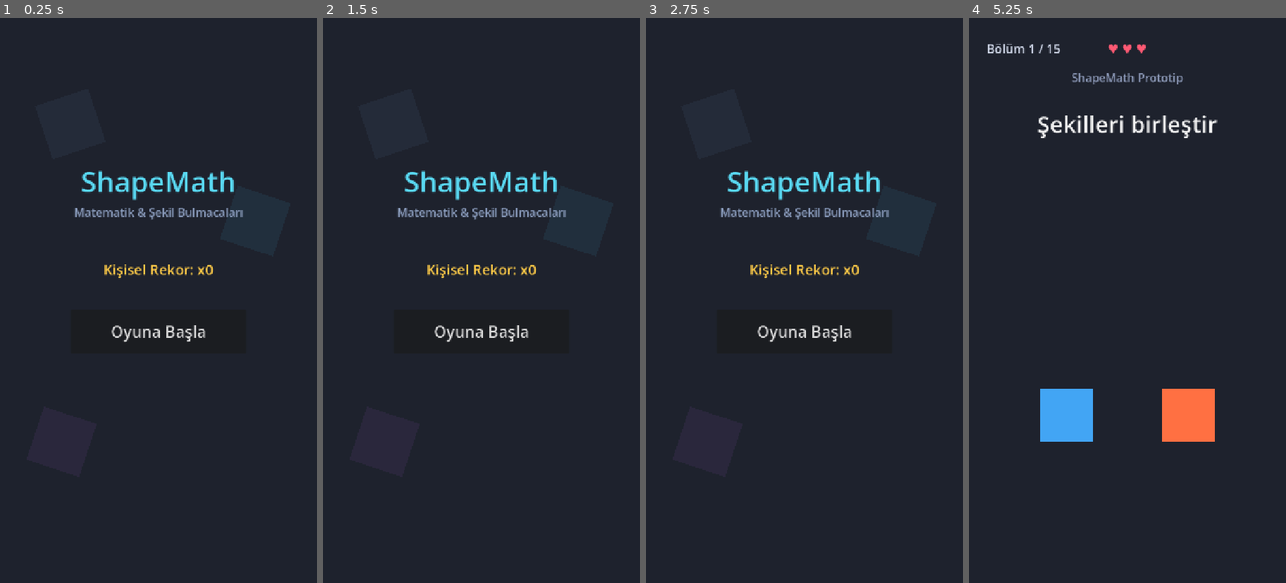
Above: before the commit, frames 1-4 (left to right).
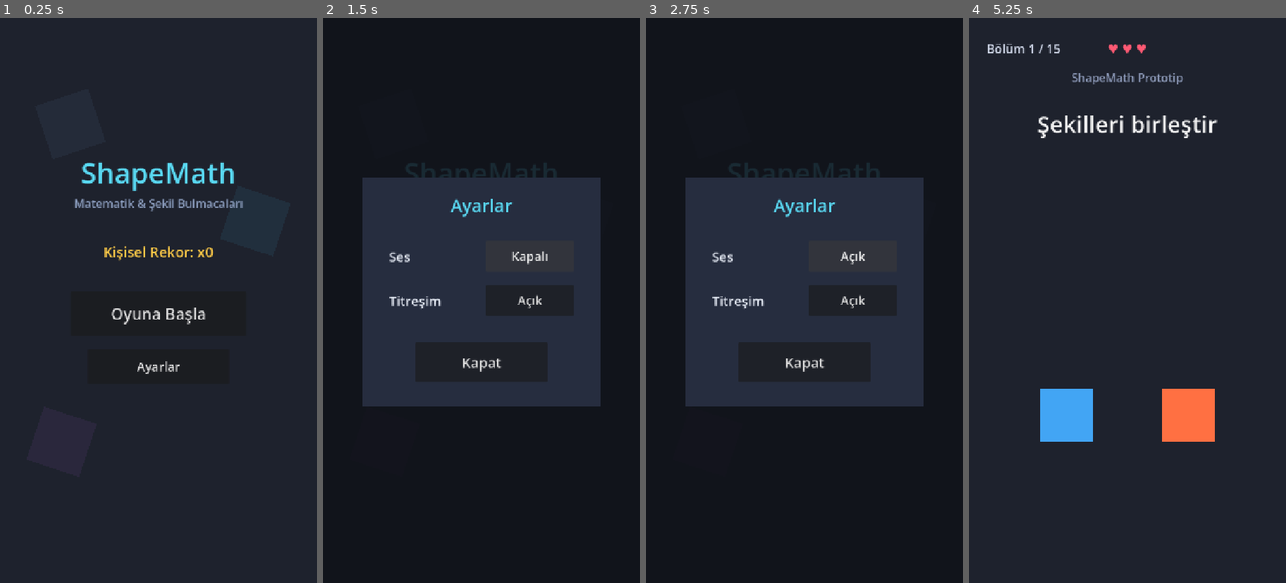
Above: after the commit, the same moments.

Repository: AbdullahTurgut/shapemath-godot
Game: Godot game, scene res://scenes/main.tscn
Two runs of this game, one before a commit and one after it. Both use one fixed random seed, a clock stepped at 60 frames per second and the inputs below.
Inputs (mouse positions are in pixels of both pictures, inside the frame that each line leads up to):
- Up to frame 1 (0.25 s): no input
- Up to frame 2 (1.5 s): click (481, 368) at 0.5 s, where only the run after the commit has a clickable "Ayarlar"; click (529, 255) at 1.25 s, where only the run after the commit has a clickable "Açık"
- Up to frame 3 (2.75 s): click (852, 255) at 2 s, where only the run after the commit has a clickable "Kapalı"
- Up to frame 4 (5.25 s): click (1175, 300) at 2.75 s, where only the run after the commit has a clickable "Açık"; click (1175, 300) at 3.5 s, where only the run after the commit has a clickable "Kapalı"; click (1127, 362) at 4.25 s, where only the run after the commit has a clickable "Kapat"; click "Oyuna Başla" at 5 s

The runs differ from the first frame. In frame 1, 3.7% of the frame differs, in the area x 23-77%, y 25-63%; in frame 2, 9.0%, in the area x 8-92%, y 12-82%; in frame 3, 9.0%; in frame 4, nothing differs.

Commit message:
feat: add settings overlay and feedback toggles

Diff:
--- a/scenes/main.tscn
+++ b/scenes/main.tscn
@@ -166,9 +166,9 @@
 polygon = PackedVector2Array(100, 880, 220, 920, 180, 1040, 60, 1000)
 
 [node name="TitleLabel" type="Label" parent="MainMenu"]
-offset_top = 320.0
-offset_right = 720.0
-offset_bottom = 420.0
+offset_top = 300.0
+offset_right = 720.0
+offset_bottom = 400.0
 theme_override_colors/font_color = Color(0.35, 0.85, 0.95, 1)
 theme_override_font_sizes/font_size = 64
 text = "ShapeMath"
@@ -176,9 +176,9 @@
 vertical_alignment = 1
 
 [node name="SubtitleLabel" type="Label" parent="MainMenu"]
-offset_top = 415.0
-offset_right = 720.0
-offset_bottom = 465.0
+offset_top = 395.0
+offset_right = 720.0
+offset_bottom = 445.0
 theme_override_colors/font_color = Color(0.55, 0.62, 0.75, 1)
 theme_override_font_sizes/font_size = 26
 text = "Matematik & Şekil Bulmacaları"
@@ -186,9 +186,9 @@
 vertical_alignment = 1
 
 [node name="PersonalBestLabel" type="Label" parent="MainMenu"]
-offset_top = 540.0
-offset_right = 720.0
-offset_bottom = 600.0
+offset_top = 500.0
+offset_right = 720.0
+offset_bottom = 560.0
 theme_override_colors/font_color = Color(1, 0.8, 0.28, 1)
 theme_override_font_sizes/font_size = 32
 text = "Kişisel Rekor: x0"
@@ -197,11 +197,104 @@
 
 [node name="StartGameButton" type="Button" parent="MainMenu"]
 offset_left = 160.0
-offset_top = 660.0
+offset_top = 620.0
 offset_right = 560.0
-offset_bottom = 760.0
+offset_bottom = 720.0
 theme_override_font_sizes/font_size = 36
 text = "Oyuna Başla"
+
+[node name="SettingsButton" type="Button" parent="MainMenu"]
+offset_left = 200.0
+offset_top = 750.0
+offset_right = 520.0
+offset_bottom = 830.0
+theme_override_font_sizes/font_size = 28
+text = "Ayarlar"
+
+[node name="SettingsOverlay" type="Control" parent="."]
+visible = false
+z_index = 25
+layout_mode = 3
+anchors_preset = 15
+anchor_right = 1.0
+anchor_bottom = 1.0
+offset_right = 720.0
+offset_bottom = 1280.0
+grow_horizontal = 2
+grow_vertical = 2
+
+[node name="DimBackground" type="ColorRect" parent="SettingsOverlay"]
+layout_mode = 1
+anchors_preset = 15
+anchor_right = 1.0
+anchor_bottom = 1.0
+offset_right = 720.0
+offset_bottom = 1280.0
+grow_horizontal = 2
+grow_vertical = 2
+color = Color(0.0627451, 0.0705882, 0.0980392, 0.88)
+
+[node name="Card" type="ColorRect" parent="SettingsOverlay"]
+layout_mode = 0
+offset_left = 90.0
+offset_top = 360.0
+offset_right = 630.0
+offset_bottom = 880.0
+color = Color(0.14902, 0.176471, 0.247059, 1)
+
+[node name="TitleLabel" type="Label" parent="SettingsOverlay/Card"]
+offset_top = 35.0
+offset_right = 540.0
+offset_bottom = 95.0
+theme_override_colors/font_color = Color(0.35, 0.85, 0.95, 1)
+theme_override_font_sizes/font_size = 40
+text = "Ayarlar"
+horizontal_alignment = 1
+vertical_alignment = 1
+
+[node name="SoundLabel" type="Label" parent="SettingsOverlay/Card"]
+offset_left = 60.0
+offset_top = 145.0
+offset_right = 240.0
+offset_bottom = 215.0
+theme_override_colors/font_color = Color(0.9, 0.92, 0.96, 1)
+theme_override_font_sizes/font_size = 30
+text = "Ses"
+vertical_alignment = 1
+
+[node name="SoundToggleButton" type="Button" parent="SettingsOverlay/Card"]
+offset_left = 280.0
+offset_top = 145.0
+offset_right = 480.0
+offset_bottom = 215.0
+theme_override_font_sizes/font_size = 28
+text = "Açık"
+
+[node name="HapticsLabel" type="Label" parent="SettingsOverlay/Card"]
+offset_left = 60.0
+offset_top = 245.0
+offset_right = 240.0
+offset_bottom = 315.0
+theme_override_colors/font_color = Color(0.9, 0.92, 0.96, 1)
+theme_override_font_sizes/font_size = 30
+text = "Titreşim"
+vertical_alignment = 1
+
+[node name="HapticsToggleButton" type="Button" parent="SettingsOverlay/Card"]
+offset_left = 280.0
+offset_top = 245.0
+offset_right = 480.0
+offset_bottom = 315.0
+theme_override_font_sizes/font_size = 28
+text = "Açık"
+
+[node name="CloseButton" type="Button" parent="SettingsOverlay/Card"]
+offset_left = 120.0
+offset_top = 375.0
+offset_right = 420.0
+offset_bottom = 465.0
+theme_override_font_sizes/font_size = 32
+text = "Kapat"
 
 [node name="RunCompleteOverlay" type="Control" parent="."]
 visible = false
--- a/scripts/core/main.gd
+++ b/scripts/core/main.gd
@@ -13,6 +13,11 @@
 @onready var main_menu: Control = $MainMenu
 @onready var personal_best_label: Label = $MainMenu/PersonalBestLabel
 @onready var start_game_button: Button = $MainMenu/StartGameButton
+@onready var settings_button: Button = $MainMenu/SettingsButton
+@onready var settings_overlay: Control = $SettingsOverlay
+@onready var sound_toggle_button: Button = $SettingsOverlay/Card/SoundToggleButton
+@onready var haptics_toggle_button: Button = $SettingsOverlay/Card/HapticsToggleButton
+@onready var settings_close_button: Button = $SettingsOverlay/Card/CloseButton
 @onready var next_button: Button = $NextButton
 @onready var play_again_button: Button = $RunCompleteOverlay/Card/PlayAgainButton
 @onready var try_again_button: Button = $RunFailureOverlay/Card/TryAgainButton
@@ -30,6 +35,15 @@
 
 	if start_game_button and not start_game_button.pressed.is_connected(start_game_from_menu):
 		start_game_button.pressed.connect(start_game_from_menu)
+	if settings_button and not settings_button.pressed.is_connected(_on_settings_button_pressed):
+		settings_button.pressed.connect(_on_settings_button_pressed)
+	if settings_close_button and not settings_close_button.pressed.is_connected(_on_settings_close_pressed):
+		settings_close_button.pressed.connect(_on_settings_close_pressed)
+	if sound_toggle_button and not sound_toggle_button.pressed.is_connected(_on_sound_toggle_pressed):
+		sound_toggle_button.pressed.connect(_on_sound_toggle_pressed)
+	if haptics_toggle_button and not haptics_toggle_button.pressed.is_connected(_on_haptics_toggle_pressed):
+		haptics_toggle_button.pressed.connect(_on_haptics_toggle_pressed)
+
 	if next_button and not next_button.pressed.is_connected(_on_next_button_pressed) and (not level_manager or not next_button.pressed.is_connected(level_manager.advance_to_next_level)):
 		next_button.pressed.connect(_on_next_button_pressed)
 	if play_again_button and not play_again_button.pressed.is_connected(_on_play_again_pressed) and (not level_manager or not play_again_button.pressed.is_connected(level_manager.start_new_run)):
@@ -46,6 +60,8 @@
 
 	if main_menu:
 		main_menu.visible = true
+	if settings_overlay:
+		settings_overlay.visible = false
 
 	_set_gameplay_visible(false)
 
@@ -60,11 +76,72 @@
 		personal_best_label.text = "Kişisel Rekor: x%d" % pb
 
 
+func _on_settings_button_pressed() -> void:
+	_refresh_settings_ui()
+	if settings_overlay:
+		settings_overlay.visible = true
+
+
+func _on_settings_close_pressed() -> void:
+	if settings_overlay:
+		settings_overlay.visible = false
+
+
+func _refresh_settings_ui() -> void:
+	var sound_on: bool = true
+	var haptics_on: bool = true
+	if feedback_manager:
+		sound_on = feedback_manager.sound_enabled
+		haptics_on = feedback_manager.haptics_enabled
+	elif save_manager:
+		sound_on = save_manager.get_sound_enabled()
+		haptics_on = save_manager.get_haptics_enabled()
+
+	if sound_toggle_button:
+		sound_toggle_button.text = "Açık" if sound_on else "Kapalı"
+	if haptics_toggle_button:
+		haptics_toggle_button.text = "Açık" if haptics_on else "Kapalı"
+
+
+func _on_sound_toggle_pressed() -> void:
+	var current_sound: bool = true
+	if feedback_manager:
+		current_sound = feedback_manager.sound_enabled
+	elif save_manager:
+		current_sound = save_manager.get_sound_enabled()
+
+	var new_sound: bool = not current_sound
+	if feedback_manager:
+		feedback_manager.set_sound_enabled(new_sound)
+	if save_manager:
+		save_manager.set_sound_enabled(new_sound)
+
+	_refresh_settings_ui()
+
+
+func _on_haptics_toggle_pressed() -> void:
+	var current_haptics: bool = true
+	if feedback_manager:
+		current_haptics = feedback_manager.haptics_enabled
+	elif save_manager:
+		current_haptics = save_manager.get_haptics_enabled()
+
+	var new_haptics: bool = not current_haptics
+	if feedback_manager:
+		feedback_manager.set_haptics_enabled(new_haptics)
+	if save_manager:
+		save_manager.set_haptics_enabled(new_haptics)
+
+	_refresh_settings_ui()
+
+
 func start_game_from_menu() -> void:
 	current_state = AppState.PLAYING
 
 	if main_menu:
 		main_menu.visible = false
+	if settings_overlay:
+		settings_overlay.visible = false
 
 	_set_gameplay_visible(true)
 
--- a/scripts/tests/test_progression.gd
+++ b/scripts/tests/test_progression.gd
@@ -16,16 +16,18 @@
 	await physics_frame
 
 func _run_tests() -> void:
-	print("--- BEGINNING STEP 13B AUTOMATED TEST SUITE (MAIN MENU & START GAME FLOW) ---")
+	print("--- BEGINNING STEP 13C AUTOMATED TEST SUITE (SETTINGS OVERLAY & SOUND/HAPTIC TOGGLES) ---")
 
 	# Define isolated test save path
-	var test_save_path: String = "user://test_save_13b.cfg"
+	var test_save_path: String = "user://test_save_13c.cfg"
 	if FileAccess.file_exists(test_save_path):
 		DirAccess.remove_absolute(test_save_path)
 
-	# Pre-populate a test save with personal_best_streak = 8 for Scenario D test
+	# Pre-populate test save with sound=false, haptics=true, personal_best=8
 	var sm_setup := SaveManager.new()
 	sm_setup.save_path = test_save_path
+	sm_setup.sound_enabled = false
+	sm_setup.haptics_enabled = true
 	sm_setup.personal_best_streak = 8
 	sm_setup.save_data()
 
@@ -45,171 +47,143 @@
 	var feedback_manager: FeedbackManager = main_node.get_node("FeedbackManager") as FeedbackManager
 	var level_manager: LevelManager = main_node.get_node("LevelManager") as LevelManager
 	var main_menu: Control = main_node.get_node("MainMenu") as Control
-	var menu_title_lbl: Label = main_menu.get_node("TitleLabel") as Label
-	var menu_pb_lbl: Label = main_menu.get_node("PersonalBestLabel") as Label
 	var start_btn: Button = main_menu.get_node("StartGameButton") as Button
+	var settings_btn: Button = main_menu.get_node("SettingsButton") as Button
+
+	var settings_overlay: Control = main_node.get_node("SettingsOverlay") as Control
+	var settings_card: Control = settings_overlay.get_node("Card") as Control
+	var sound_toggle_btn: Button = settings_card.get_node("SoundToggleButton") as Button
+	var haptics_toggle_btn: Button = settings_card.get_node("HapticsToggleButton") as Button
+	var close_btn: Button = settings_card.get_node("CloseButton") as Button
 
 	var level_lbl: Label = main_node.get_node("LevelIndicatorLabel") as Label
 	var lives_lbl: Label = main_node.get_node("LivesLabel") as Label
-	var streak_lbl: Label = main_node.get_node("StreakLabel") as Label
 	var prompt_lbl: Label = main_node.get_node("PromptLabel") as Label
-	var success_lbl: Label = main_node.get_node("SuccessLabel") as Label
 
-	var complete_overlay: Control = main_node.get_node("RunCompleteOverlay") as Control
-	var play_again_btn: Button = complete_overlay.get_node("Card/PlayAgainButton") as Button
-
-	var failure_overlay: Control = main_node.get_node("RunFailureOverlay") as Control
-	var try_again_btn: Button = failure_overlay.get_node("Card/TryAgainButton") as Button
-
-	assert(main_menu != null, "MainMenu control node must exist")
-	assert(start_btn != null, "StartGameButton must exist")
-	assert(menu_pb_lbl != null, "PersonalBestLabel must exist")
+	assert(main_menu != null, "MainMenu must exist")
+	assert(settings_btn != null, "SettingsButton must exist")
+	assert(settings_overlay != null, "SettingsOverlay must exist")
+	assert(sound_toggle_btn != null, "SoundToggleButton must exist")
+	assert(haptics_toggle_btn != null, "HapticsToggleButton must exist")
+	assert(close_btn != null, "CloseButton must exist")
 
 	# Accelerate animation delays for test suite execution speed
 	level_manager.transition_delay = 0.01
 	level_manager.summary_delay = 0.01
 	level_manager.failure_delay = 0.01
 
-	# --- TEST SCENARIO A: FRESH APP LAUNCH SHOWS MAIN MENU ---
-	print("\n[SCENARIO A] App launches into Main Menu")
-	assert(main_menu.visible == true, "Scenario A: Main Menu must be visible on launch")
-	assert(menu_title_lbl.text == "ShapeMath", "Scenario A: Title must be 'ShapeMath'")
+	# --- TEST SCENARIO A & B: MAIN MENU LAUNCH & SETTINGS BUTTON VISIBILITY ---
+	print("\n[SCENARIO A & B] App launches into Main Menu with visible Ayarlar button")
+	assert(main_menu.visible == true, "Scenario A: Main Menu visible on launch")
+	assert(settings_btn.visible == true, "Scenario B: Settings button visible on Main Menu")
+	assert(settings_btn.text == "Ayarlar", "Scenario B: Settings button text is 'Ayarlar'")
+	assert(settings_overlay.visible == false, "Scenario A: Settings overlay hidden on launch")
 
-	# --- TEST SCENARIO B: GAMEPLAY CONTENT HIDDEN / INACTIVE ON LAUNCH ---
-	print("\n[SCENARIO B] Gameplay content hidden and inactive on launch before pressing Oyuna Başla")
-	assert(prompt_lbl.visible == false, "Scenario B: prompt_label must be hidden on launch")
-	assert(level_lbl.visible == false, "Scenario B: level_indicator_label must be hidden on launch")
-	assert(lives_lbl.visible == false, "Scenario B: lives_label must be hidden on launch")
-	assert(level_manager.current_level_data == null, "Scenario B: No active puzzle data before start")
-	assert(level_manager.math_pieces.is_empty(), "Scenario B: No active draggable math pieces before start")
-	assert(level_manager.shape_pieces.is_empty(), "Scenario B: No active draggable shape pieces before start")
+	# --- TEST SCENARIO C & D: OPEN SETTINGS OVERLAY & VERIFY LOADED STATE ---
+	print("\n[SCENARIO C & D] Tap Ayarlar -> SettingsOverlay opens and displays loaded state (Ses: Kapalı, Titreşim: Açık)")
+	settings_btn.pressed.emit()
+	await process_frame
 
-	# --- TEST SCENARIO C & D: PERSONAL BEST DISPLAY REFLECTS PERSISTED VALUE ---
-	print("\n[SCENARIO C & D] Main Menu displays loaded Kişisel Rekor (x8)")
-	assert(menu_pb_lbl.text == "Kişisel Rekor: x8", "Scenario D: Personal best label must show 'Kişisel Rekor: x8' (got '%s')" % menu_pb_lbl.text)
+	assert(settings_overlay.visible == true, "Scenario C: SettingsOverlay is visible")
+	assert(sound_toggle_btn.text == "Kapalı", "Scenario D: Sound toggle reflects persisted false ('Kapalı')")
+	assert(haptics_toggle_btn.text == "Açık", "Scenario D: Haptics toggle reflects persisted true ('Açık')")
 
-	# --- TEST SCENARIO E, F, G, H: PRESS OYUNA BAŞLA -> TRANSITIONS TO GAMEPLAY ---
-	print("\n[SCENARIO E, F, G, H] Press 'Oyuna Başla' -> transitions to active Level 1/15 run")
+	# --- TEST SCENARIO E: TOGGLE SOUND OFF -> ON ---
+	print("\n[SCENARIO E] Toggle Sound OFF -> ON updates runtime and save immediately")
+	sound_toggle_btn.pressed.emit()
+	await process_frame
+
+	assert(feedback_manager.sound_enabled == true, "Scenario E: FeedbackManager.sound_enabled is true")
+	assert(save_manager.get_sound_enabled() == true, "Scenario E: SaveManager.sound_enabled is true")
+	assert(sound_toggle_btn.text == "Açık", "Scenario E: Sound toggle button text is 'Açık'")
+
+	# --- TEST SCENARIO F: TOGGLE SOUND ON -> OFF ---
+	print("\n[SCENARIO F] Toggle Sound ON -> OFF updates runtime and save immediately")
+	sound_toggle_btn.pressed.emit()
+	await process_frame
+
+	assert(feedback_manager.sound_enabled == false, "Scenario F: FeedbackManager.sound_enabled is false")
+	assert(save_manager.get_sound_enabled() == false, "Scenario F: SaveManager.sound_enabled is false")
+	assert(sound_toggle_btn.text == "Kapalı", "Scenario F: Sound toggle button text is 'Kapalı'")
+
+	# --- TEST SCENARIO G: TOGGLE HAPTICS INDEPENDENTLY ---
+	print("\n[SCENARIO G] Toggle Haptics ON -> OFF updates runtime and save independently")
+	haptics_toggle_btn.pressed.emit()
+	await process_frame
+
+	assert(feedback_manager.haptics_enabled == false, "Scenario G: FeedbackManager.haptics_enabled is false")
+	assert(save_manager.get_haptics_enabled() == false, "Scenario G: SaveManager.haptics_enabled is false")
+	assert(haptics_toggle_btn.text == "Kapalı", "Scenario G: Haptics toggle button text is 'Kapalı'")
+
+	# --- TEST SCENARIO H: INDEPENDENT TOGGLES ---
+	print("\n[SCENARIO H] Verify sound and haptic toggles are completely independent")
+	haptics_toggle_btn.pressed.emit() # Haptics -> ON
+	await process_frame
+
+	assert(feedback_manager.sound_enabled == false, "Scenario H: Sound remains false")
+	assert(feedback_manager.haptics_enabled == true, "Scenario H: Haptics became true")
+	assert(sound_toggle_btn.text == "Kapalı", "Scenario H: Sound text remains 'Kapalı'")
+	assert(haptics_toggle_btn.text == "Açık", "Scenario H: Haptics text became 'Açık'")
+
+	# --- TEST SCENARIO I: PERSISTENCE SURVIVES RELOAD ---
+	print("\n[SCENARIO I] Fresh SaveManager loads persisted toggles from disk")
+	var sm_disk := SaveManager.new()
+	sm_disk.save_path = test_save_path
+	sm_disk.load_data()
+	assert(sm_disk.get_sound_enabled() == false, "Scenario I: Persisted sound is false")
+	assert(sm_disk.get_haptics_enabled() == true, "Scenario I: Persisted haptics is true")
+	assert(sm_disk.get_personal_best_streak() == 8, "Scenario O: Persisted personal best remains 8")
+
+	# --- TEST SCENARIO J, K, L: CLOSE SETTINGS OVERLAY ---
+	print("\n[SCENARIO J, K, L] Tap Kapat -> closes SettingsOverlay, MainMenu remains, no gameplay run started")
+	close_btn.pressed.emit()
+	await process_frame
+
+	assert(settings_overlay.visible == false, "Scenario J: SettingsOverlay hidden after Kapat")
+	assert(main_menu.visible == true, "Scenario J: MainMenu remains visible")
+	assert(level_manager.current_level_data == null, "Scenario K: No run started during settings operations")
+	assert(prompt_lbl.visible == false, "Scenario L: Gameplay prompt hidden while on Main Menu")
+	assert(level_lbl.visible == false, "Scenario L: Level indicator hidden while on Main Menu")
+	assert(lives_lbl.visible == false, "Scenario L: Lives label hidden while on Main Menu")
+
+	# --- TEST SCENARIO M, N, O: START GAMEPLAY AFTER SETTINGS ---
+	print("\n[SCENARIO M, N, O] Start gameplay after settings: valid 15-level run generated, interactive and functional")
 	start_btn.pressed.emit()
 	await process_frame
 	await _sync_physics()
 
-	assert(main_menu.visible == false, "Scenario E: Main Menu is hidden after start")
-	assert(prompt_lbl.visible == true, "Scenario E: prompt_label is visible")
-	assert(level_lbl.visible == true, "Scenario E: level_indicator_label is visible")
-	assert(level_lbl.text == "Bölüm 1 / 15", "Scenario E: Indicator shows 'Bölüm 1 / 15'")
-	assert(lives_lbl.visible == true, "Scenario E: lives_label is visible")
-	assert(lives_lbl.text == "♥ ♥ ♥", "Scenario E: 3 lives displayed")
-	assert(level_manager.current_lives == 3, "Scenario E: Lives = 3")
-	assert(level_manager.current_streak == 0, "Scenario E: current_streak = 0")
-	assert(level_manager.best_streak_this_run == 0, "Scenario E: best_streak_this_run = 0")
-	assert(level_manager.current_run_levels.size() == 15, "Scenario E: 15 levels generated")
+	assert(main_menu.visible == false, "Scenario M: MainMenu hidden after start")
+	assert(settings_overlay.visible == false, "Scenario M: SettingsOverlay hidden after start")
+	assert(prompt_lbl.visible == true, "Scenario M: Gameplay prompt visible")
+	assert(level_lbl.visible == true, "Scenario M: Level indicator visible")
+	assert(level_manager.current_lives == 3, "Scenario M: Lives = 3")
+	assert(level_manager.current_streak == 0, "Scenario M: Streak = 0")
+	assert(level_manager.current_run_levels.size() == 15, "Scenario M: 15 levels generated")
+	assert(level_manager.levels.size() == 36, "Scenario N: 36 master levels intact")
 
-	# Scenario F: Tier distribution
-	for i in range(15):
-		if i < 5:
-			assert(level_manager.current_run_levels[i].tier == 1, "Scenario F: Position %d must be Tier 1" % (i + 1))
-		elif i < 10:
-			assert(level_manager.current_run_levels[i].tier == 2, "Scenario F: Position %d must be Tier 2" % (i + 1))
-		else:
-			assert(level_manager.current_run_levels[i].tier == 3, "Scenario F: Position %d must be Tier 3" % (i + 1))
-
-	# Scenario H: Puzzle is interactive and solves
-	var solve_active_level = func() -> void:
-		var c_lvl = level_manager.current_level_data
-		if c_lvl.puzzle_type == LevelData.PuzzleType.SHAPE_MATCH:
-			level_manager.shape_piece_a.global_position = level_manager.shape_piece_b.global_position
-			await _sync_physics()
-			level_manager._on_shape_piece_dropped(level_manager.shape_piece_a)
-		else:
-			var cor_piece: DraggablePiece = null
-			for p in level_manager.math_pieces:
-				if p.piece_text == c_lvl.correct_answer:
-					cor_piece = p
-					break
-			assert(cor_piece != null, "Correct piece '%s' not found" % c_lvl.correct_answer)
-			cor_piece.global_position = level_manager.math_target_zone.global_position
-			await _sync_physics()
-			level_manager._on_math_piece_dropped(cor_piece)
-		await level_manager.level_completed
-
-	await solve_active_level.call()
-	assert(level_manager.current_streak == 1, "Scenario H: Streak increments to 1 on solve")
-	if level_manager.transition_tween:
-		await level_manager.transition_tween.finished
-	await process_frame
-	await _sync_physics()
-
-	# --- TEST SCENARIO I: RUN FAILURE & RETRY FLOW ---
-	print("\n[SCENARIO I] Run failure and Tekrar Dene")
-	level_manager.current_lives = 1
-	var cur_lvl = level_manager.current_level_data
-	if cur_lvl.puzzle_type == LevelData.PuzzleType.SHAPE_MATCH:
+	# Solve Level 1
+	var c_lvl = level_manager.current_level_data
+	if c_lvl.puzzle_type == LevelData.PuzzleType.SHAPE_MATCH:
 		level_manager.shape_piece_a.global_position = level_manager.shape_piece_b.global_position
-		var old_m = level_manager.shape_piece_a.match_id
-		level_manager.shape_piece_a.match_id = "wrong_match_id"
 		await _sync_physics()
 		level_manager._on_shape_piece_dropped(level_manager.shape_piece_a)
-		level_manager.shape_piece_a.match_id = old_m
 	else:
-		var w_piece: DraggablePiece = null
+		var cor_piece: DraggablePiece = null
 		for p in level_manager.math_pieces:
-			if p.piece_text != cur_lvl.correct_answer:
-				w_piece = p
+			if p.piece_text == c_lvl.correct_answer:
+				cor_piece = p
 				break
-		assert(w_piece != null)
-		w_piece.global_position = level_manager.math_target_zone.global_position
+		assert(cor_piece != null, "Correct piece '%s' not found" % c_lvl.correct_answer)
+		cor_piece.global_position = level_manager.math_target_zone.global_position
 		await _sync_physics()
-		level_manager._on_math_piece_dropped(w_piece)
+		level_manager._on_math_piece_dropped(cor_piece)
+	await level_manager.level_completed
 
-	if level_manager.failure_tween:
-		await level_manager.failure_tween.finished
-	await process_frame
+	assert(level_manager.current_streak == 1, "Scenario N: Streak increments to 1 on solve")
 
-	assert(failure_overlay.visible == true, "Scenario I: Failure overlay is visible")
-
-	# Retry
-	try_again_btn.pressed.emit()
-	await process_frame
-	await _sync_physics()
-
-	assert(failure_overlay.visible == false, "Scenario I: Failure overlay hidden after retry")
-	assert(level_manager.current_level_index == 0, "Scenario I: Reset to Position 1")
-	assert(level_manager.current_lives == 3, "Scenario I: Lives reset to 3")
-	assert(level_lbl.text == "Bölüm 1 / 15", "Scenario I: Indicator reset to Bölüm 1 / 15")
-
-	# --- TEST SCENARIO J: RUN COMPLETE & PLAY AGAIN FLOW ---
-	print("\n[SCENARIO J] Run complete (15/15) and Tekrar Oyna")
-	for pos in range(14):
-		await solve_active_level.call()
-		if level_manager.transition_tween:
-			await level_manager.transition_tween.finished
-		await process_frame
-		await _sync_physics()
-
-	assert(level_manager.current_level_index == 14, "On position 15")
-	await solve_active_level.call()
-	if level_manager.summary_tween:
-		await level_manager.summary_tween.finished
-	await process_frame
-
-	assert(complete_overlay.visible == true, "Scenario J: Complete overlay visible")
-
-	play_again_btn.pressed.emit()
-	await process_frame
-	await _sync_physics()
-
-	assert(complete_overlay.visible == false, "Scenario J: Complete overlay hidden after Play Again")
-	assert(level_manager.current_level_index == 0, "Scenario J: Reset to position 0")
-	assert(level_manager.current_lives == 3, "Scenario J: Lives reset to 3")
-
-	# --- TEST SCENARIO K & L: 36-LEVEL MASTER POOL & PERSISTENCE UNBROKEN ---
-	print("\n[SCENARIO K & L] 36-level pool & persistence integrity")
-	assert(level_manager.levels.size() == 36, "Scenario L: Master pool has 36 levels")
-
-	# Clean up isolated test file
+	# Clean up test save file
 	if FileAccess.file_exists(test_save_path):
 		DirAccess.remove_absolute(test_save_path)
 
-	print("\n>>> ALL STEP 13B AUTOMATED TESTS (SCENARIOS A - L) PASSED PERFECTLY! <<<\n")
+	print("\n>>> ALL STEP 13C AUTOMATED TESTS (SCENARIOS A - O) PASSED PERFECTLY! <<<\n")
 	quit(0)
Not shown, changed: builds/ShapeMath-debug.apk
Not shown, changed: builds/ShapeMath-debug.apk.idsig
